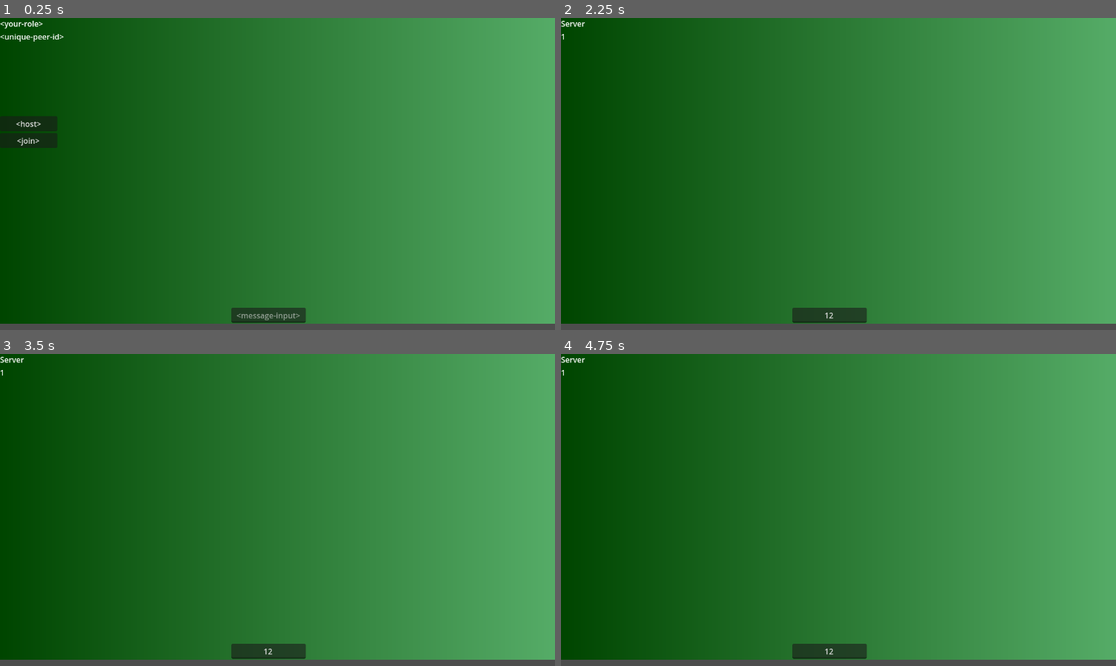
Above: before the commit, frames 1-4 (two rows, left to right).
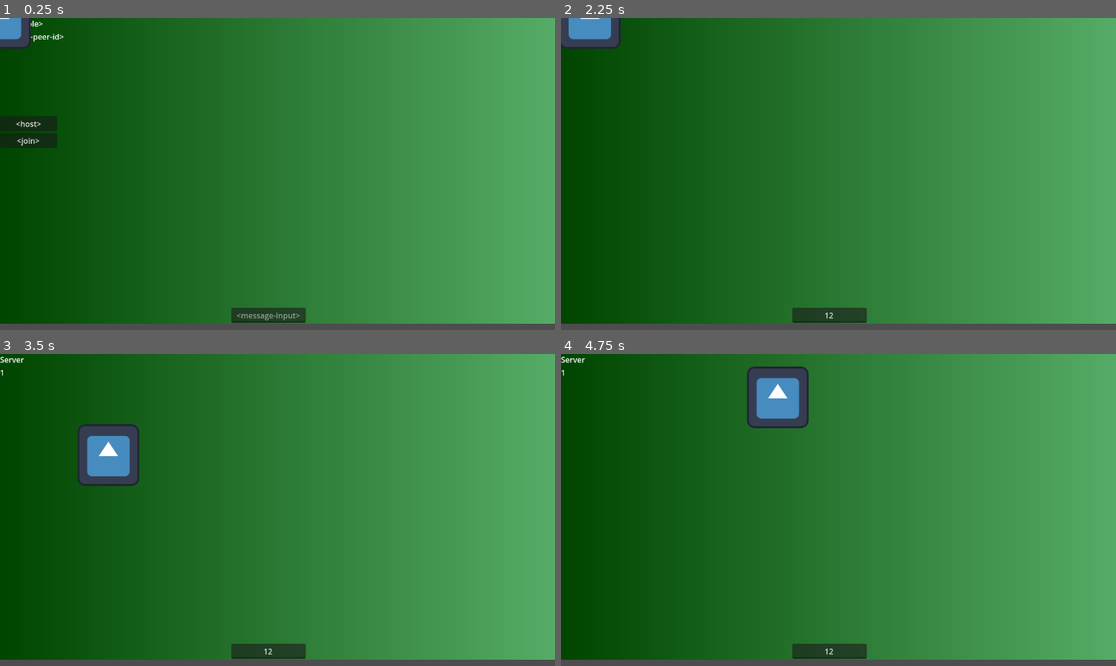
Above: after the commit, the same moments.

Repository: Boyquotes/team-wiitanks-godot-4-networking
Game: Godot game, scene res://scenes/game.tscn
Same seed, same stepped clock (60 frames per second), same inputs: the game is played once before the commit and once after it. The engine's default icon, where the game draws it, is replaced by a stand-in: a white triangle on a blue panel in a dark square.
Inputs (mouse positions are in pixels of both pictures, inside the frame that each line leads up to):
- Up to frame 1 (0.25 s): no input
- Up to frame 2 (2.25 s): click (827, 314) at 0.52 s; type "12" at 0.6 s; click "<host>" at 1.25 s; tap Enter at 2 s; hold Right (ui_right) from 2.03 s (still down)
- Up to frame 3 (3.5 s): release Right (ui_right) at 2.78 s; hold Down (ui_down) from 2.78 s (still down)
- Up to frame 4 (4.75 s): release Down (ui_down) at 3.53 s; hold Right (ui_right) 3.53-4.28 s; hold Up (ui_up) from 4.28 s (still down)

The runs differ from the first frame. In frame 1, 0.5% of the frame differs, in the area x 0-6%, y 0-10%; in frame 2, 1.0%; in frame 3, 2.2%; in frame 4, 2.2%, in the area x 33-45%, y 4-24%.

Commit message:
controllable player asset

Diff:
--- a/scenes/game.tscn
+++ b/scenes/game.tscn
@@ -1,6 +1,7 @@
-[gd_scene load_steps=4 format=3 uid="uid://rtubar74irss"]
+[gd_scene load_steps=5 format=3 uid="uid://rtubar74irss"]
 
 [ext_resource type="Script" path="res://scripts/main.gd" id="1_v7up0"]
+[ext_resource type="PackedScene" path="res://scenes/player.tscn" id="2_7rg2d"]
 
 [sub_resource type="Gradient" id="Gradient_ma7mq"]
 colors = PackedColorArray(0, 0.273376, 0, 1, 0.336974, 0.67554, 0.406626, 1)
@@ -57,6 +58,8 @@
 alignment = 1
 expand_to_text_length = true
 
+[node name="player" parent="." instance=ExtResource("2_7rg2d")]
+
 [connection signal="pressed" from="container-menu/button-host" to="." method="_on_buttonhost_pressed"]
 [connection signal="pressed" from="container-menu/button-join" to="." method="_on_buttonjoin_pressed"]
 [connection signal="text_submitted" from="message-input" to="." method="_on_messageinput_text_submitted"]
--- /dev/null
+++ b/scenes/player.tscn
@@ -0,0 +1,10 @@
+[gd_scene load_steps=3 format=3 uid="uid://bnfib1llvsxun"]
+
+[ext_resource type="Script" path="res://scripts/player.gd" id="1_fbqw8"]
+[ext_resource type="Texture2D" uid="uid://b2admknn6f6p7" path="res://icon.svg" id="1_puymi"]
+
+[node name="player" type="CharacterBody2D"]
+script = ExtResource("1_fbqw8")
+
+[node name="Sprite2D" type="Sprite2D" parent="."]
+texture = ExtResource("1_puymi")
--- /dev/null
+++ b/scripts/player.gd
@@ -0,0 +1,27 @@
+extends CharacterBody2D
+
+const SPEED = 300.0
+
+# update input and movement every physics tick
+func _physics_process(_delta):
+	var velocityVec = Vector2()
+
+	# add horizontal motion to vector.
+	if Input.is_action_pressed("ui_right"):
+		velocityVec.x = SPEED
+	elif Input.is_action_pressed("ui_left"):
+		velocityVec.x = -SPEED
+	else:
+		velocityVec.x = 0
+
+	# add vertical motion to vector. note this axis is inverted.
+	if Input.is_action_pressed("ui_down"):
+		velocityVec.y = SPEED
+	elif Input.is_action_pressed("ui_up"):
+		velocityVec.y = -SPEED
+	else:
+		velocityVec.y = 0
+
+	# inbuilt godot movement smoothing
+	set_velocity(velocityVec)
+	move_and_slide()
